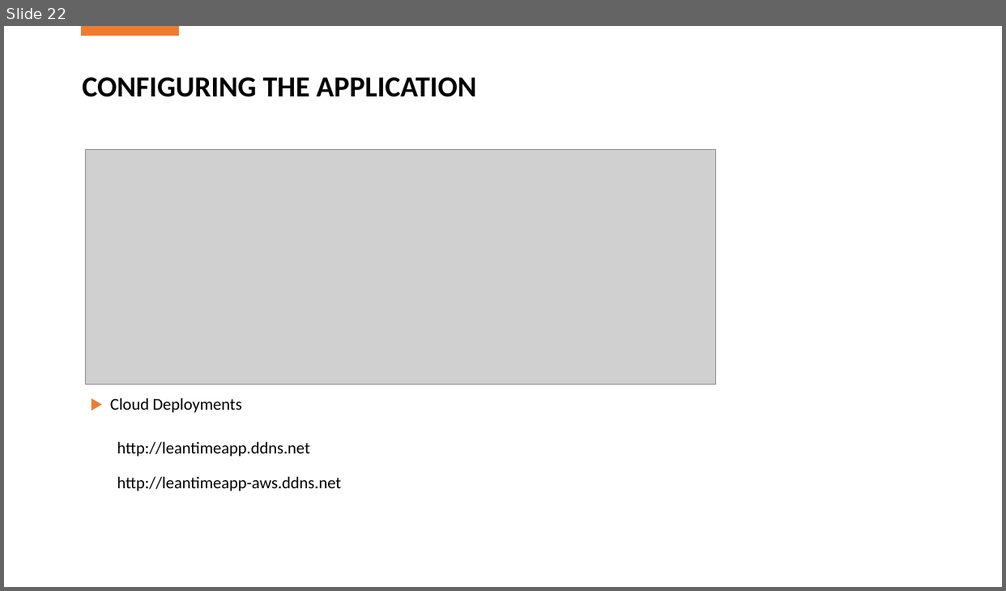
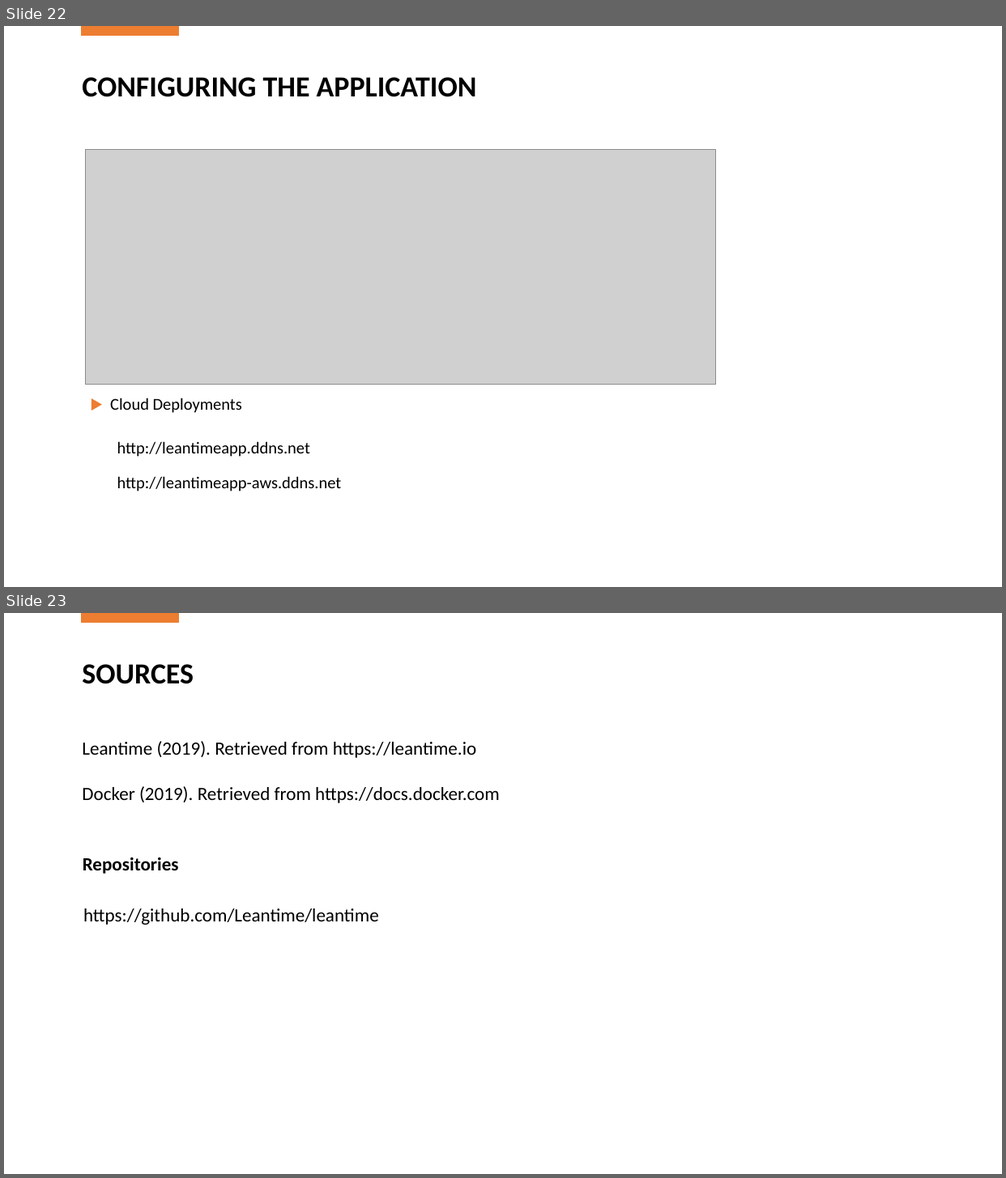
Before and after one commit to jkh400/random99, a slide deck: Final Project.pptx. Shown one above the other, each under a label of ours: slide 22 before the commit, slides 22 and 23 after it. The pictures are 1006x591 and 1006x1178 pixels, drawn with LibreOffice and Linux fonts; fonts in the diff are those of the drawing; grey boxes stand for pictures. Boxes give left, top, right and bottom in pixels: in the first picture for what was removed or moved away, otherwise in the second. Text is boxed around its words. In the diff, an @@ line names an element or a change of style, - is before the commit and + after.

```diff
--- a/Final Project.pptx
+++ b/Final Project.pptx
@@ slide 23 added at box(4, 613, 1002, 1174), background #FFFFFF @@
@@ rectangle added at box(82, 613, 178, 623), fill #ED7D31, outline #ED7D31 1 pt @@
@@ text added at box(82, 664, 194, 684), 28 pt, text #000000, bold @@
+SOURCES
@@ text added at box(82, 741, 500, 803), 18 pt, text #000000 @@
+Leantime (2019). Retrieved from https://leantime.io
+Docker (2019). Retrieved from https://docs.docker.com
@@ text added at box(83, 858, 179, 874), 18 pt, text #000000, bold @@
+Repositories
@@ text added at box(83, 909, 379, 925), 18 pt, text #000000 @@
+https://github.com/Leantime/leantime
```
Also in this commit, not shown: 1 other file.
